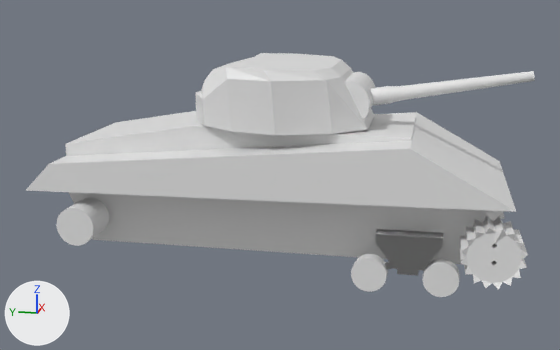
The Blender file MA4/m4a.blend, before and after one commit.
Both versions are drawn from a camera (50 mm lens) standing at (-10.47, -1.54, 1.99) and looking at (-0.07, 0.54, -0.61). The lights are fixed; the arrows at lower left show +X, +Y and +Z.

The first picture shows 'Cube', 'GunBase', 'body', 'frontLeftWheel.001', 'pipe', 'rightBackRoller.001', 'trackRollerDamp.003'.
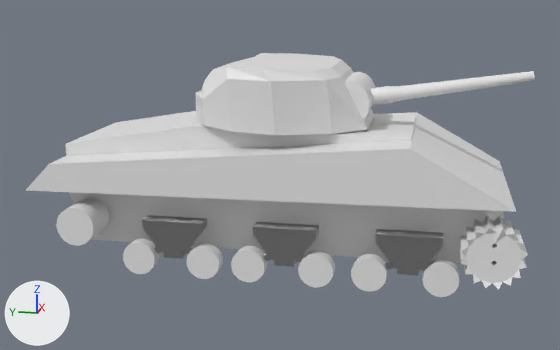
Diff of the bpy script that builds the scene:
```diff
--- a/MA4/m4a.blend.py
+++ b/MA4/m4a.blend.py
@@ ob_trackrollerdamp_004 @@
+ob_trackrollerdamp_004 = bpy.data.objects.new('trackRollerDamp.004', me_cube_006.copy())  # the mesh of ob_trackrollerdamp_003
+ob_trackrollerdamp_004.location = (-1.146, 0.248, -1.076)
+ob_trackrollerdamp_004.scale = (0.11, 0.408, 0.0719)
@@ ob_trackrollerdamp_005 @@
+ob_trackrollerdamp_005 = bpy.data.objects.new('trackRollerDamp.005', me_cube_006.copy())  # the mesh of ob_trackrollerdamp_003
+ob_trackrollerdamp_005.location = (-1.146, 1.738, -1.076)
+ob_trackrollerdamp_005.scale = (0.11, 0.408, 0.0719)
```

Location of each change, [x1, y1, x2, y2] in pixels of the pictures (560 x 350 px):
'trackRollerDamp.004', added
    after: [231, 222, 335, 288]
'trackRollerDamp.005', added
    after: [123, 215, 223, 279]
